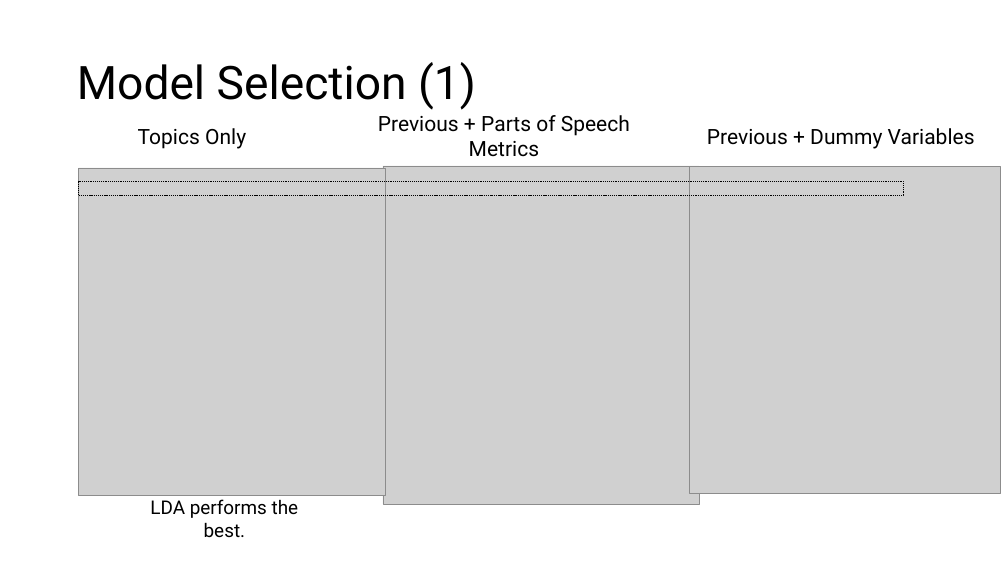
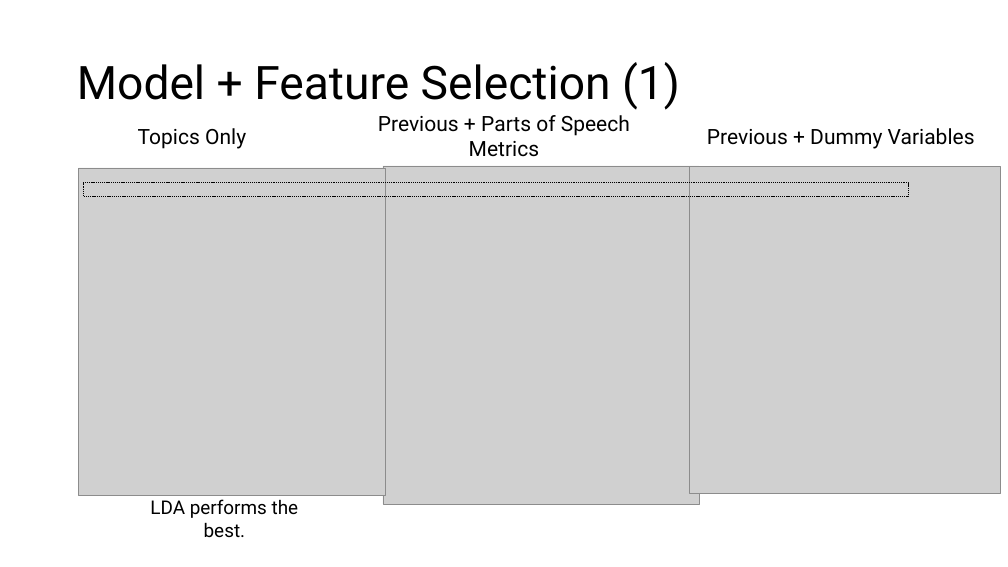
Before and after one commit to chrisgian/Capstone2-NLP-Hotel-Reviews, a slide deck: slide 12 of NLP 2 - Hotel Reviews Deliverable.pptx (slide 14 before the commit). Drawn at 1008x567 pixels with LibreOffice and Linux fonts; fonts in the diff are those of the drawing; grey boxes stand for pictures. Boxes give left, top, right and bottom in pixels: in the first picture for what was removed or moved away, otherwise in the second. Text is boxed around its words. In the diff, an @@ line names an element or a change of style, - is before the commit and + after.

```diff
--- a/NLP 2 - Hotel Reviews Deliverable.pptx
+++ b/NLP 2 - Hotel Reviews Deliverable.pptx
@@ title at [77,62,680,110]: text changed @@
-Model Selection (1)
+Model + Feature Selection (1)
@@ rectangle: place and size @@
-rectangle at [79,181,904,195]
+rectangle at [83,183,908,197]
```
Also in this commit, not shown: 10 other slides changed, 5 slides added, 9 slides removed, 1 other file.
